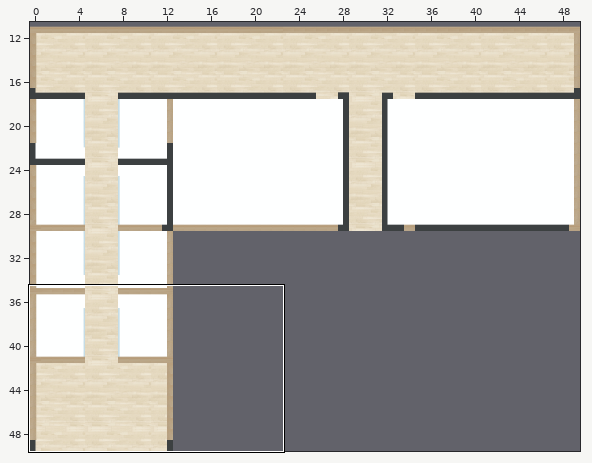
An edit to a level. Tiled map (JSON), public/map/inn.json. Above, an overview of the earlier version with the close-up marked.
Close-up. Before the commit:
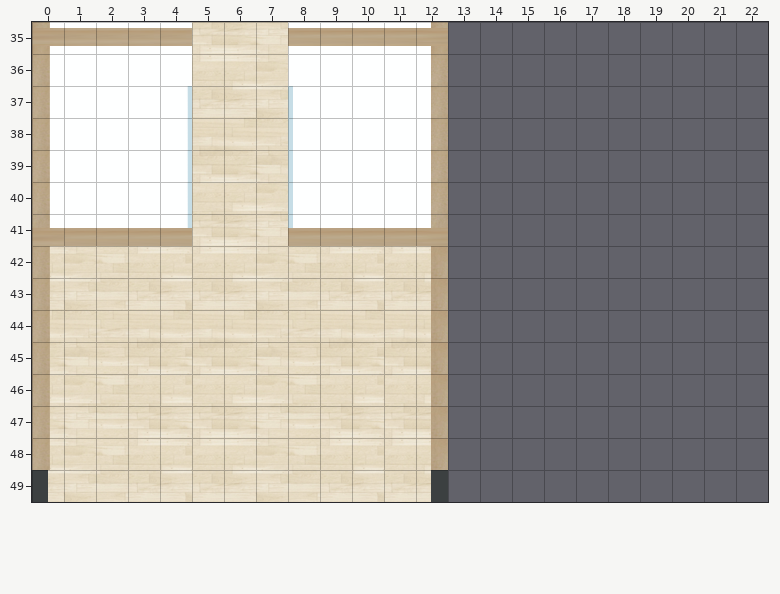
Cells are 32x32 px. Shown: x 0..22, y 35..49. The commit also changed other parts of the map, which this record leaves out. Tiles whose own drawing changed are shown in their newer look in all pictures.
New version:
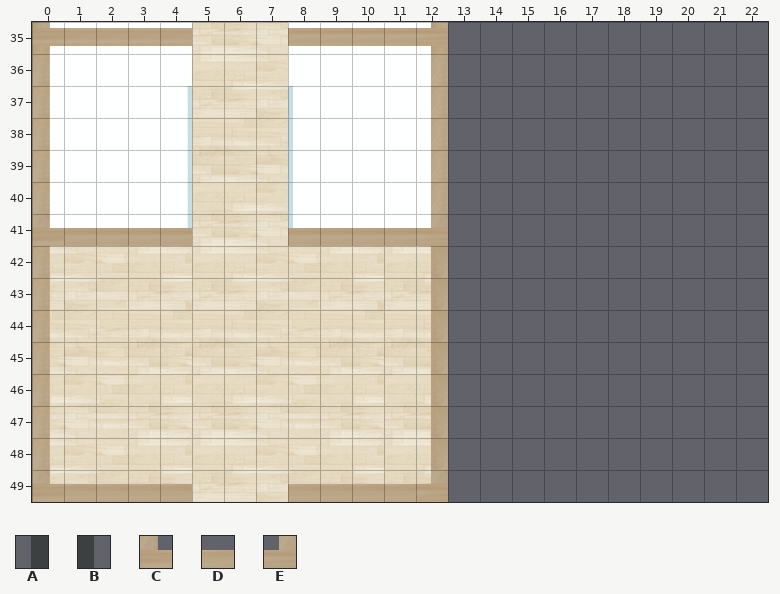
Key: from "inn": A 244, B 280, C 300, D 302, E 304.
_ is an empty cell.
The edit:
Layer "wall":
y 49: x 0..4 B____ -> CDDDD; x 8..12 ____A -> DDDDE
Changed places in both close-ups, as pixel boxes (x1, y1, x2, y2):
changed: (32, 470, 192, 502)
changed: (288, 470, 448, 502)
